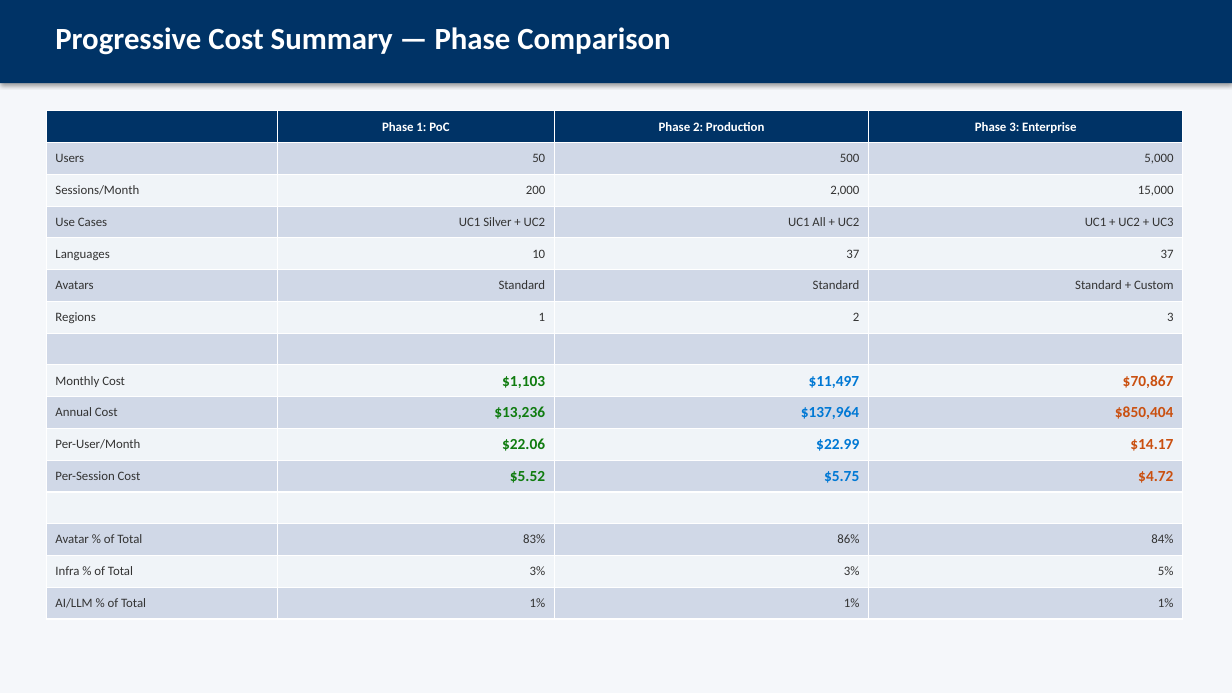
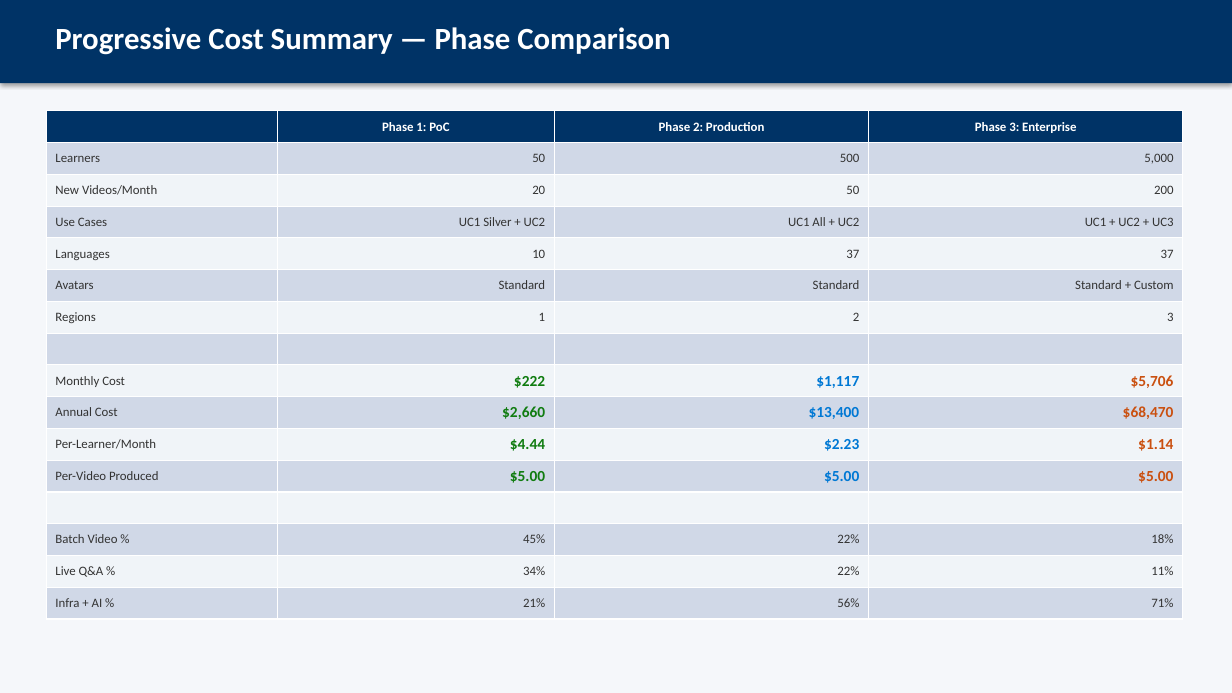
Before and after one commit to ozgurkarahan/ai-avatar-presenter, a slide deck: slide 7 of docs/RFI559-Cost-Estimation.pptx. Drawn at 1232x693 pixels with LibreOffice and Linux fonts; fonts in the diff are those of the drawing. Boxes give left, top, right and bottom in pixels: in the first picture for what was removed or moved away, otherwise in the second. Text is boxed around its words. In the diff, an @@ line names an element or a change of style, - is before the commit and + after.

```diff
--- a/docs/RFI559-Cost-Estimation.pptx
+++ b/docs/RFI559-Cost-Estimation.pptx
@@ table at [46,111,1183,619] @@
-row 2, column 1: Users
+row 2, column 1: Learners
-row 3: Sessions/Month | 200 | 2,000 | 15,000
+row 3: New Videos/Month | 20 | 50 | 200
-row 9: Monthly Cost | $1,103 | $11,497 | $70,867
+row 9: Monthly Cost | $222 | $1,117 | $5,706
-row 10: Annual Cost | $13,236 | $137,964 | $850,404
+row 10: Annual Cost | $2,660 | $13,400 | $68,470
-row 11: Per-User/Month | $22.06 | $22.99 | $14.17
+row 11: Per-Learner/Month | $4.44 | $2.23 | $1.14
-row 12: Per-Session Cost | $5.52 | $5.75 | $4.72
+row 12: Per-Video Produced | $5.00 | $5.00 | $5.00
-row 14: Avatar % of Total | 83% | 86% | 84%
+row 14: Batch Video % | 45% | 22% | 18%
-row 15: Infra % of Total | 3% | 3% | 5%
+row 15: Live Q&A % | 34% | 22% | 11%
-row 16: AI/LLM % of Total | 1% | 1% | 1%
+row 16: Infra + AI % | 21% | 56% | 71%
```
Also in this commit, not shown: 7 other slides changed, 2 slides added, 1 slide removed, 1 other file.
